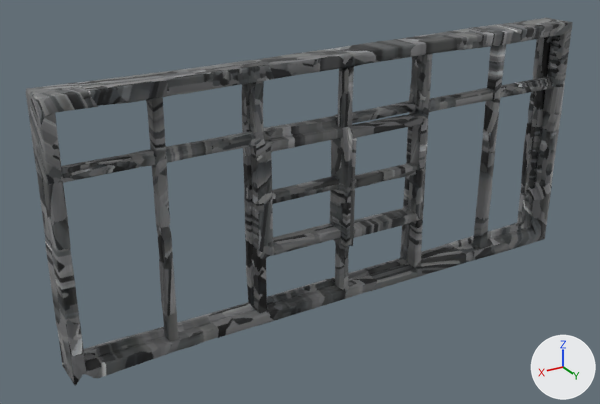
A saved change to the FBX model Assets/Resources/Classroom/window/windowModel.fbx.
Both versions are drawn from a 50 mm lens placed at (0.734, 1.093, 0.745), pointed at (0.065, -0.021, 0.188). Lighting does not change. The marker at lower right points along +X, +Y and +Z. The picture after the commit comes second. Vertices at exactly the same position are counted once.

Objects in the first picture: 'tripo_node_4be7f96d-6633-49e2-84ba-2a5b6b1faa14'.
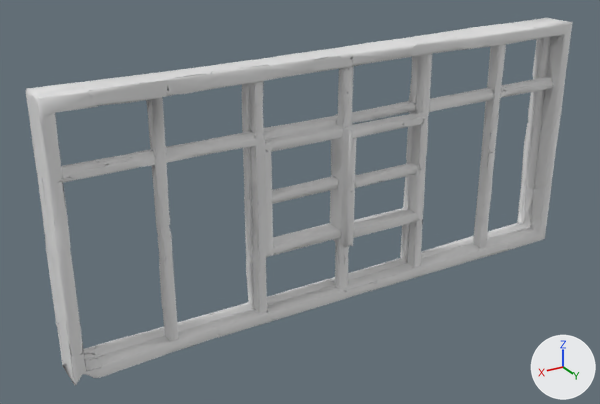
What differs and where, as boxes [x1, y1, x2, y2] in the pictures (600 x 404 px; the box of a moved part takes in the faces that stretch with it):
part 1 of me_meshes_0, moved or reshaped: [66, 36, 558, 354] in both
part 2 of me_meshes_0, moved or reshaped: [480, 153, 487, 172] in both
part 3 of me_meshes_0, recoloured (grey to white): [26, 18, 573, 385] in both

The change, as a list of edits to the scene's bpy script:
```text
Add mat_rebaked_source_color_001:
    mat_rebaked_source_color_001 = principled_material('Rebaked source color.001')
    mat_rebaked_source_color_001.base_color = (0.8, 0.8, 0.8)  # white #e7e7e7
Change me_meshes_0:
    used by ob_tripo_node_4be7f96d_6633_49e2_84ba_2a5b6b1faa14; location = (0.0, 0.0, 0.0)
    verts and faces of me_meshes_0; kept vertices keep their numbers, new ones are numbered from 6219
    before: 1209 (-0.317, 0.004, 0.179) at pixel (479, 169), 1210 (-0.317, 0.018, 0.219) at pixel (486, 152), 1213 (-0.317, 0.016, 0.179) at pixel (484, 171), 1289 (-0.317, 0.01, 0.18) at pixel (481, 170), 1295 (-0.317, 0.01, 0.18) at pixel (481, 170)
    remove me_meshes_0.from_pydata(...)  # 6219 vertices, 6000 faces; spans x -0.491..0.491, y -0.036..0.036, z 0.0..0.447
    add me_meshes_0.from_pydata(...)  # 6106 vertices, 6000 faces; spans x -0.491..0.491, y -0.036..0.036, z 0.0..0.447
    me_meshes_0 part 1
    108 vertices are removed from x -0.489..0.476, y -0.032..0.036, z 0.001..0.445
    221 faces are deleted
    221 new faces join them
    me_meshes_0 part 2
    add delete_vertices([1295])  # with the faces that use them
    add faces += [(1210, 1289, 1213), (1209, 1289, 1210)]
    me_meshes_0 part 3: 5769 faces spanning x -0.491..0.491, y -0.036..0.036, z 0.0..0.447 switch from mat_tripo_material_4be7f96d_6633_49e2_84ba_2a5b6b1faa14 (picture img_basecolor_png) to mat_rebaked_source_color_001 (white #e7e7e7)
    other edits to the shape of me_meshes_0 do not show in these pictures
```
